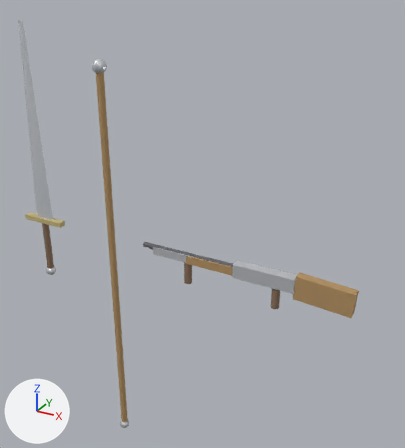
The glTF model character-base/props/weapons.glb as it was, and as the next commit left it.
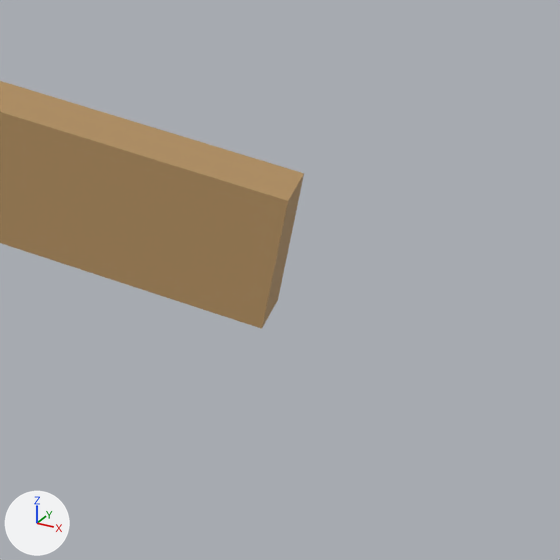
Old and new are each drawn whole from a camera (50 mm lens) standing at (1.274, -1.824, 2.145) and looking at (0.201, 0.126, 1.17) and again close up on the part from 75% to 100% of the width and 58% to 80% of the height. Lighting does not change. The marker at lower left points along +X, +Y and +Z. The last two pictures show the newer version.

Before the edit, the objects in view are built like this:
```python
me_rifle = bpy.data.meshes.new('Rifle')
me_rifle.from_pydata(...)  # 104 vertices, 188 faces; spans x -0.62..0.313, y -0.023..0.023, z -0.06..0.11
# faces by material slot: [76, 12, 24, 76]
me_rifle.materials.append(mat_m_prop_grip)  # brown #896f59
me_rifle.materials.append(mat_m_prop_metal)  # white #dddfe5
me_rifle.materials.append(mat_m_prop_wood)  # orange #b39061
me_rifle.materials.append(mat_m_prop_dark)  # dark grey #616165
ob_rifle = bpy.data.objects.new('Rifle', me_rifle)
ob_rifle.location = (0.6, 0.0, 1.0)
```
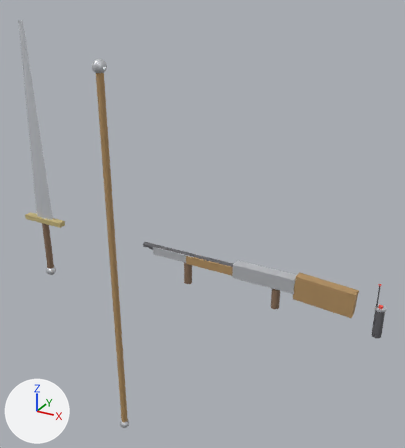
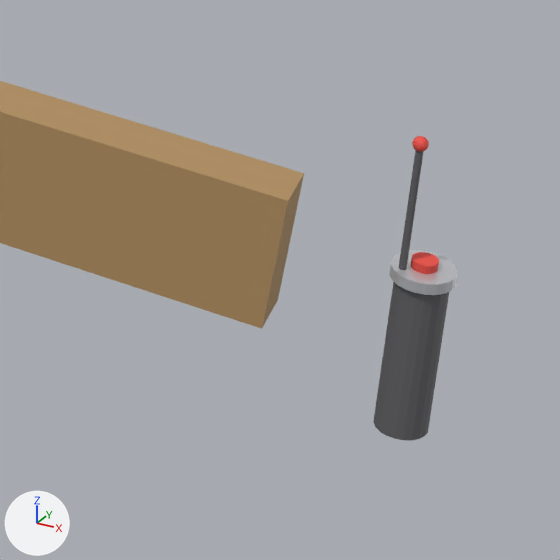
Pixel boxes (x1, y1, x2, y2) of what changed, in the close-ups (560 x 560 px):
'Detonator', added: after (373, 136, 458, 440)
    faces in mat_m_prop_dark (dark grey #616165): (373, 150, 449, 440)
    faces in mat_m_prop_metal (white #dddfe5): (389, 250, 458, 295)
    faces in mat_m_prop_red (red #ed5045): (411, 136, 439, 274)

What the commit changed:
Material 'M_Prop_red' (mat_m_prop_red) is new.
Its base color is (0.85, 0.08, 0.06) (red #ed5045).
Its roughness is 0.7.
Mesh me_detonator is new.
It consists of a 20-sided cylinder along z spanning x -0.018..0.018, y -0.018..0.018, z -0.062..0.052, material slot 0; a 20-sided cylinder along z spanning x -0.014..-0.01, y -0.011..-0.006, z 0.03..0.15, material slot 0; a 20-sided cylinder along z spanning x -0.021..0.021, y -0.021..0.021, z 0.052..0.06, material slot 1; a 20-sided cylinder along z spanning x -0.009..0.009, y -0.009..0.009, z 0.06..0.066, material slot 2; a UV sphere (16 segments, 10 rings, poles along y) spanning x -0.017..-0.007, y -0.013..-0.003, z 0.147..0.157, material slot 2.
It uses material mat_m_prop_dark (dark grey #616165).
It uses material mat_m_prop_metal (white #dddfe5).
It uses material mat_m_prop_red (red #ed5045).
Object 'Detonator' (ob_detonator) is new; it shows me_detonator.
Its location is (1.0, 0.0, 1.0).
